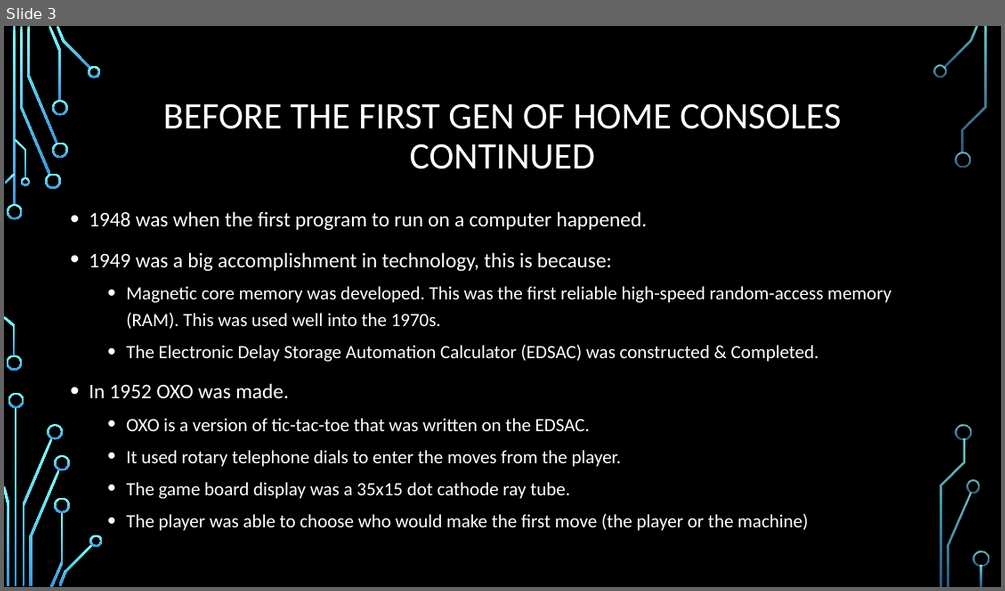
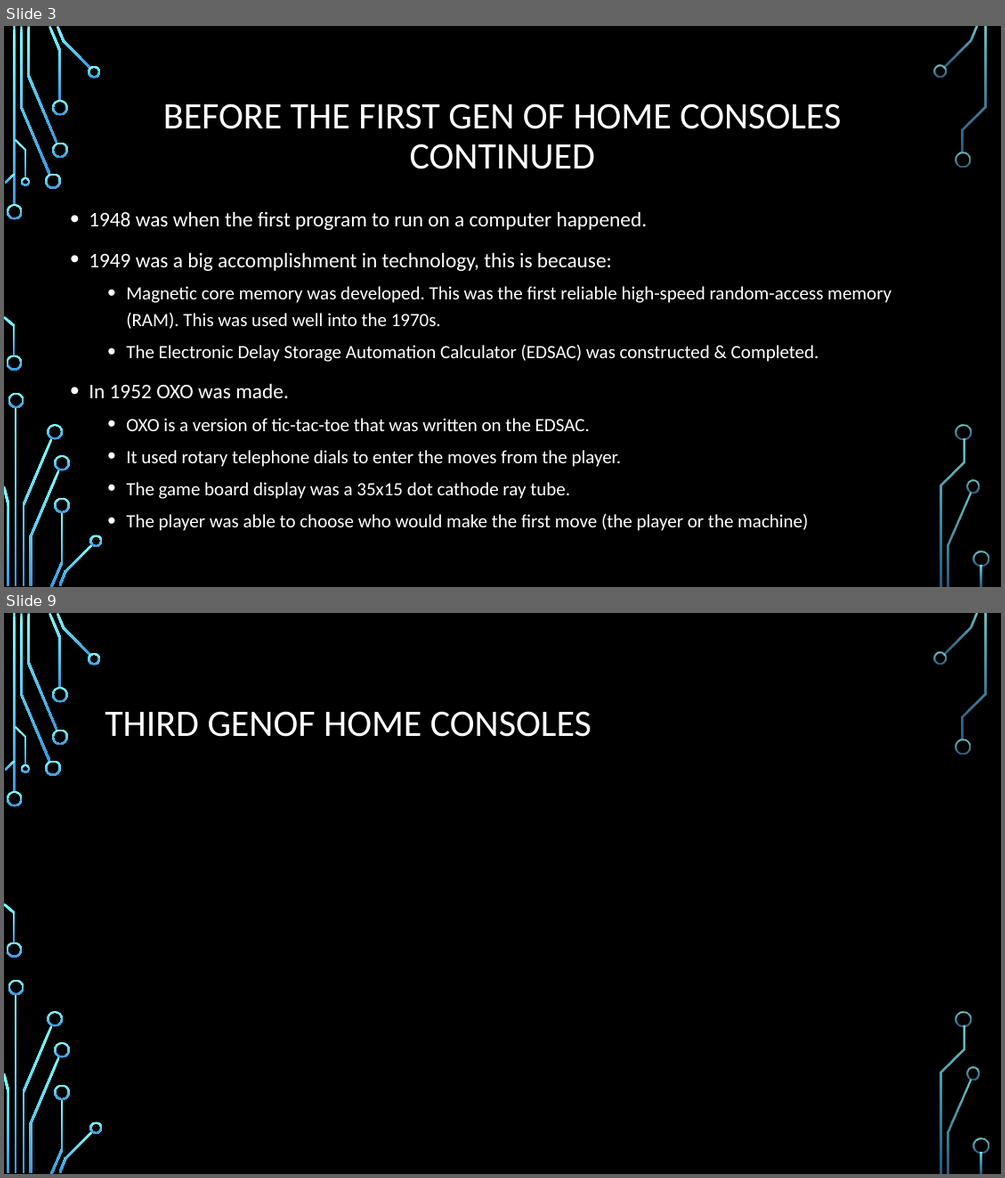
Before and after one commit to Stampard0/Assessments, a slide deck: Informational Technology (Game Design)/Part 1 Redo/Cluster - Introduction to Game Design/AT04/AT04 Video Game History By Richard Pountney.pptx. Shown one above the other, each under a label of ours: slide 3 before the commit, slides 3 and 9 after it; the slides between them are not shown. The pictures are 1005x591 and 1005x1178 pixels, drawn with LibreOffice and Linux fonts; fonts in the diff are those of the drawing; background and template pictures are left out. Boxes give left, top, right and bottom in pixels: in the first picture for what was removed or moved away, otherwise in the second. Text is boxed around its words. In the diff, an @@ line names an element or a change of style, - is before the commit and + after.

```diff
--- a/Informational Technology (Game Design)/Part 1 Redo/Cluster - Introduction to Game Design/AT04/AT04 Video Game History By Richard Pountney.pptx
+++ b/Informational Technology (Game Design)/Part 1 Redo/Cluster - Introduction to Game Design/AT04/AT04 Video Game History By Richard Pountney.pptx
@@ slide 9 added at (4, 613, 1001, 1174), background picture (left out); not listed: 36 template elements that a slide beside it also shows @@
@@ title added at (105, 711, 591, 737), 36 pt, text #FFFFFF @@
+THIRD GENOF HOME CONSOLES
```
Also in this commit, not shown: 2 slides changed, 10 other slides added.
